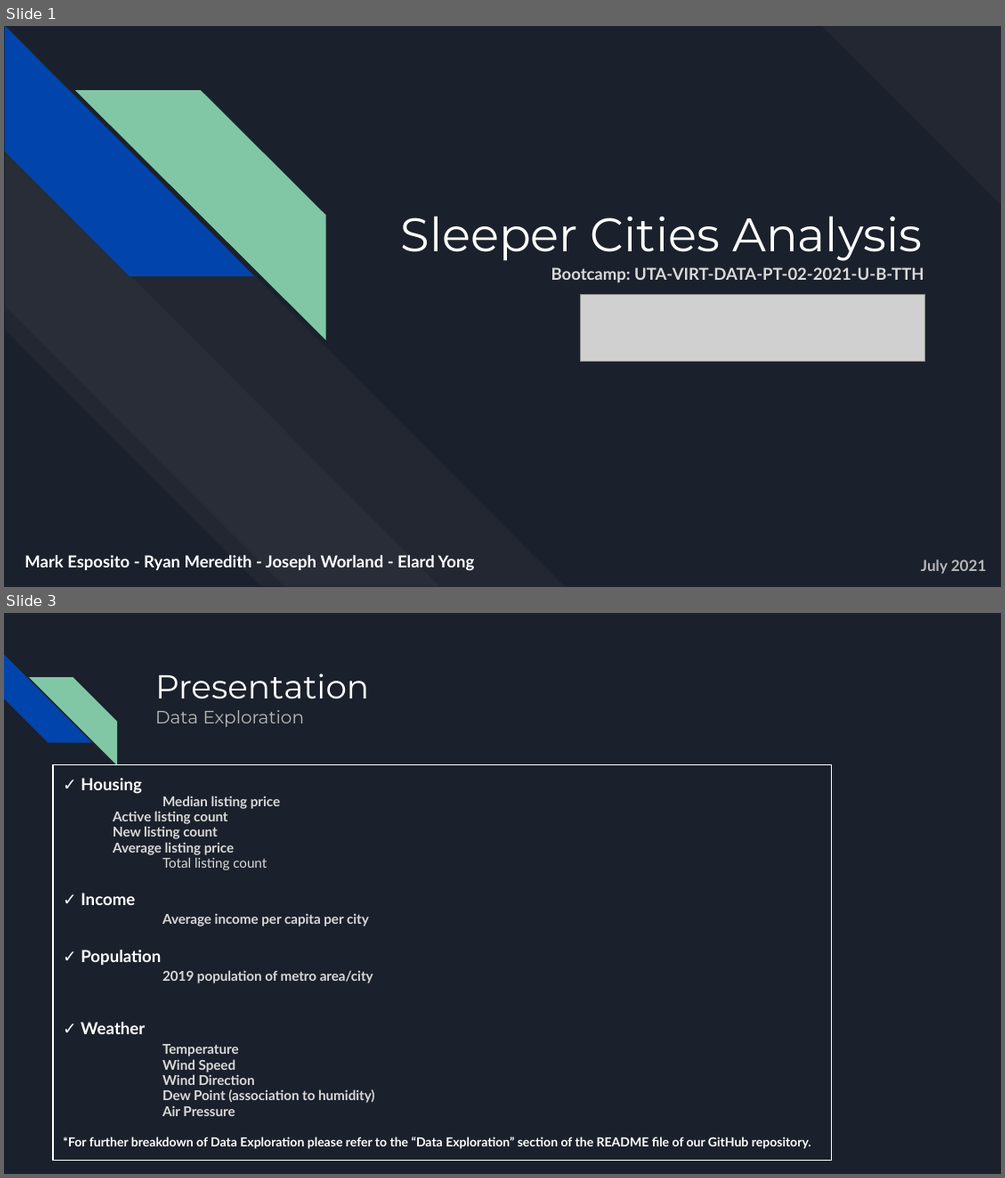
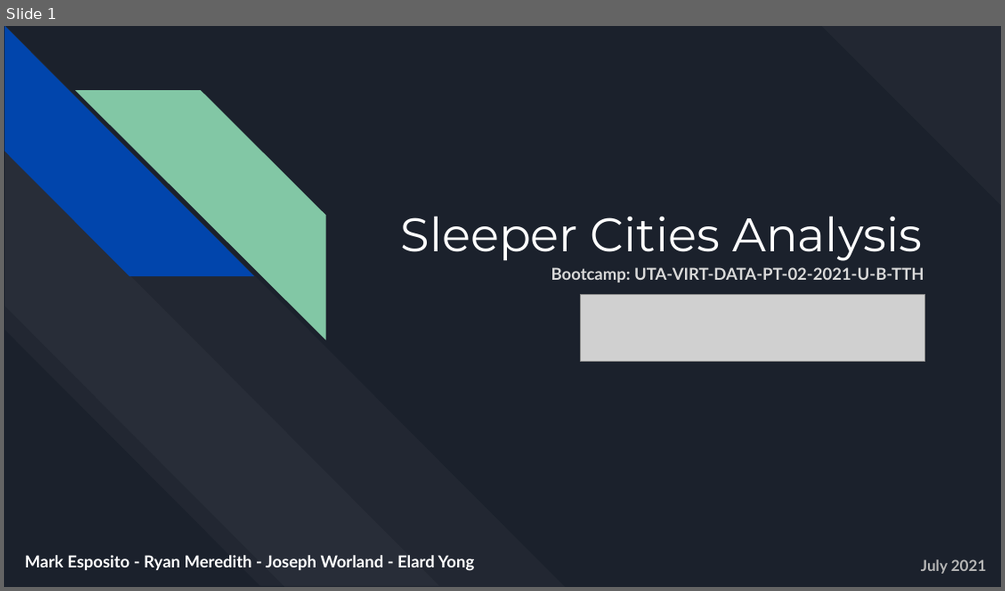
Before and after one commit to marke0816/Sleeper_Cities, a slide deck: Resources/Sleeper_Cities_Analysis.pptx. Shown one above the other, each under a label of ours: slides 1 and 3 before the commit, slide 1 after it; the slides between them are not shown. The pictures are 1005x1178 and 1005x591 pixels, drawn with LibreOffice and Linux fonts; fonts in the diff are those of the drawing; grey boxes stand for pictures. Boxes give left, top, right and bottom in pixels: in the first picture for what was removed or moved away, otherwise in the second. Text is boxed around its words. In the diff, an @@ line names an element or a change of style, - is before the commit and + after.

Commit message:
added school data and ran ML model

```diff
--- a/Resources/Sleeper_Cities_Analysis.pptx
+++ b/Resources/Sleeper_Cities_Analysis.pptx
@@ slide 3 removed at (x1=4, y1=613, x2=1001, y2=1174), background #1B212C @@
@@ diag stripe removed at (x1=4, y1=655, x2=92, y2=743) @@
@@ diag stripe removed at (x1=29, y1=677, x2=117, y2=764) @@
@@ title removed at (x1=155, y1=674, x2=369, y2=727) @@
-Presentation
-Data Exploration
@@ text removed at (x1=53, y1=764, x2=832, y2=1159) @@
-✓ Housing
-Median listing price
-Active listing count
-New listing count
-Average listing price
-Total listing count
-✓ Income
-Average income per capita per city
-✓ Population
-2019 population of metro area/city
-✓ Weather
-Temperature
-Wind Speed
-Wind Direction
-Dew Point (association to humidity)
-Air Pressure
-*For further breakdown of Data Exploration please refer to the “Data Exploration” section of the README file of our GitHub repository.
```
Also in this commit, not shown: 2 slides changed, 3 other slides removed, 2 other files.
